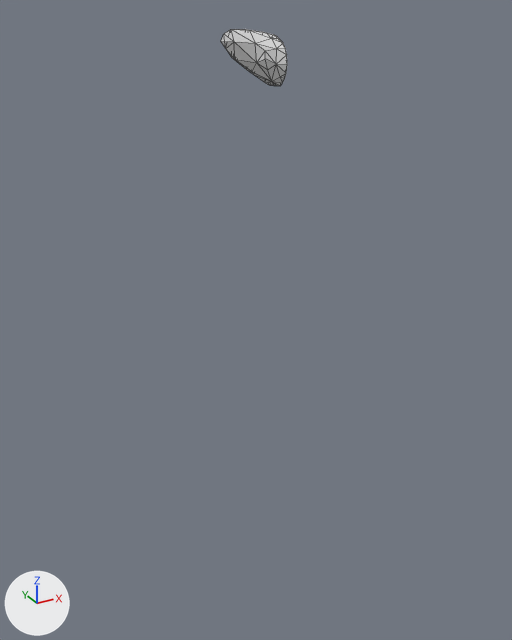
Two versions of the glTF model assets/terrain/surface_pieces/surf_8_8.glb, one commit apart.
Camera for both pictures: a camera (50 mm lens) standing at (-84.8, 35.9, -6.3) and looking at (-67.2, 68.0, -22.3). The axes (+X, +Y, +Z) are drawn at lower left. The lights are the same throughout. The picture after the commit comes second. Mesh edges are drawn as thin lines. Where no turn or scale is listed for an object, it has been applied to the vertices.

Objects in the first picture: 'geometry_0'.
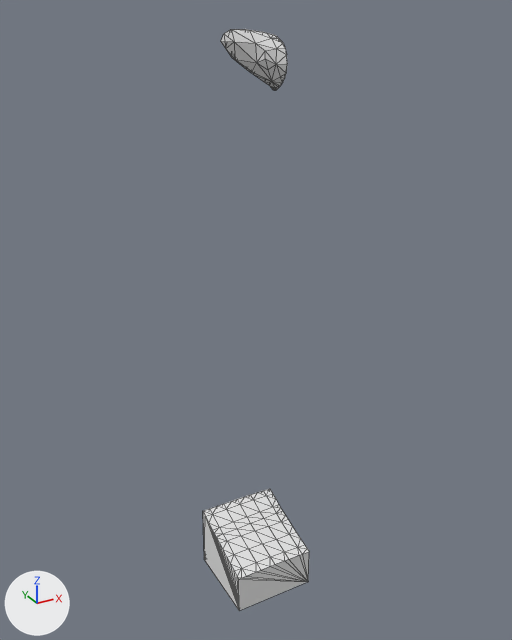
Changed parts and their boxes [x1, y1, x2, y2] in the pictures (512 x 640 px; the box of a moved part takes in the faces that stretch with it):
'geometry_0', reshaped (60% wider, 905% taller): before [221, 29, 287, 86]; after [203, 29, 309, 611]
part 1 of me_geometry_0, added: after [203, 489, 309, 611]
part 2 of me_geometry_0, moved or reshaped: before [266, 81, 280, 86]; after [266, 81, 280, 90]

Patch to the scene script:
```diff
--- a/assets/terrain/surface_pieces/surf_8_8.glb.py
+++ b/assets/terrain/surface_pieces/surf_8_8.glb.py
@@ me_geometry_0 @@
 # used by ob_geometry_0; location = (0.0, 0.0, 0.0)
-me_geometry_0.from_pydata(...)  # 57 vertices, 109 faces; spans x -68.08..-65.0, y 68.65..70.0, z -10.0..-7.26
+me_geometry_0.from_pydata(...)  # 140 vertices, 272 faces; spans x -70.0..-65.0, y 65.0..70.0, z -40.0..-7.26
+# me_geometry_0 part 1: a new loose piece of 82 vertices spanning x -70.0..-65.0, y 65.0..70.0, z -40.0..-35.96
+# me_geometry_0 part 2
+# 6 vertices are removed from x -65.31..-65.0, y 69.27..70.0, z -10.0
+# 17 faces are deleted
+# 7 vertices are added at x -65.27..-65.0, y 69.46..70.0, z -10.27..-10.02
+# 20 new faces join them
```
